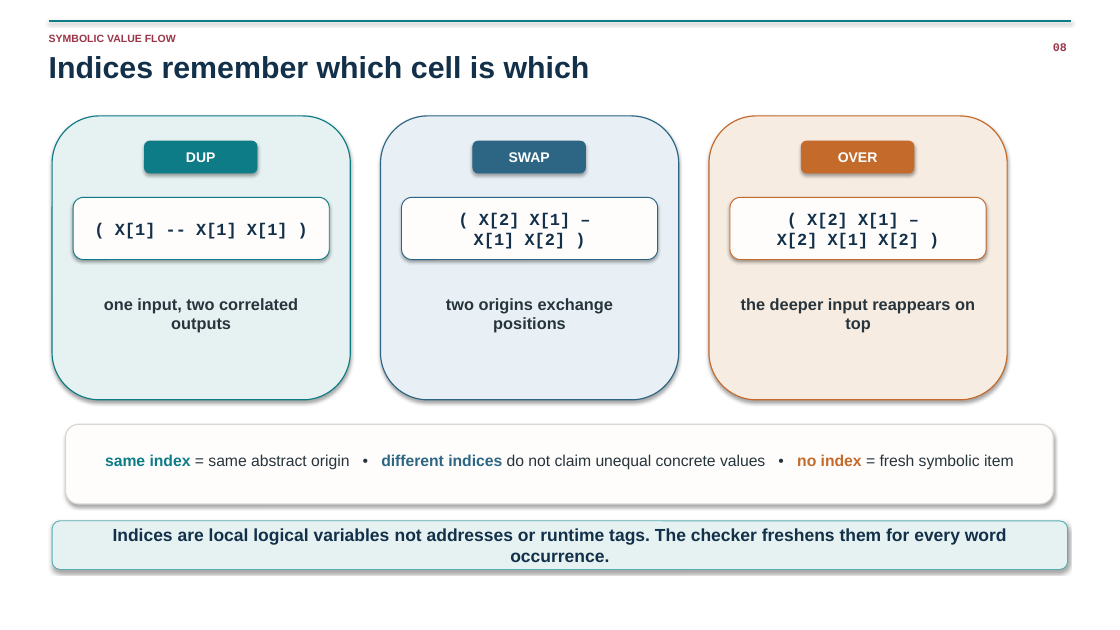
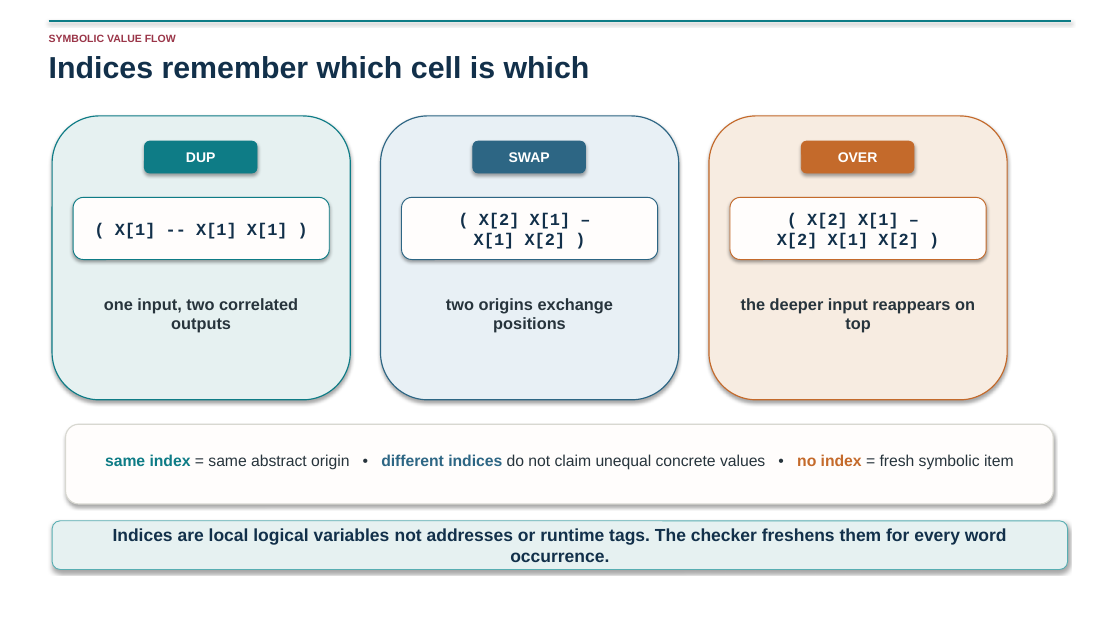
Before and after one commit to jpoial/evaluator, a slide deck: slide 8 of Configurable_Static_Type_Checking_for_Forth_EuroForth_2026.pptx. Drawn at 1120x630 pixels with LibreOffice and Linux fonts; fonts in the diff are those of the drawing. Boxes give left, top, right and bottom in pixels: in the first picture for what was removed or moved away, otherwise in the second. Text is boxed around its words. In the diff, an @@ line names an element or a change of style, - is before the commit and + after.

```diff
--- a/Configurable_Static_Type_Checking_for_Forth_EuroForth_2026.pptx
+++ b/Configurable_Static_Type_Checking_for_Forth_EuroForth_2026.pptx
@@ text removed at (x1=1053, y1=43, x2=1067, y2=51) @@
-08
```
Also in this commit, not shown: 12 other slides changed, 1 other file.
